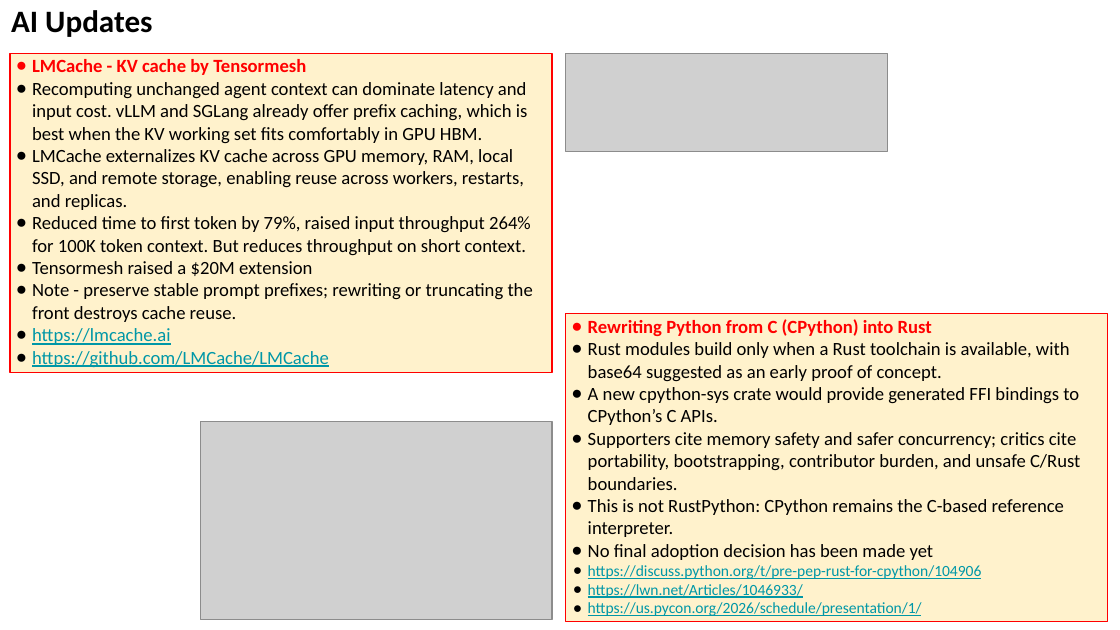
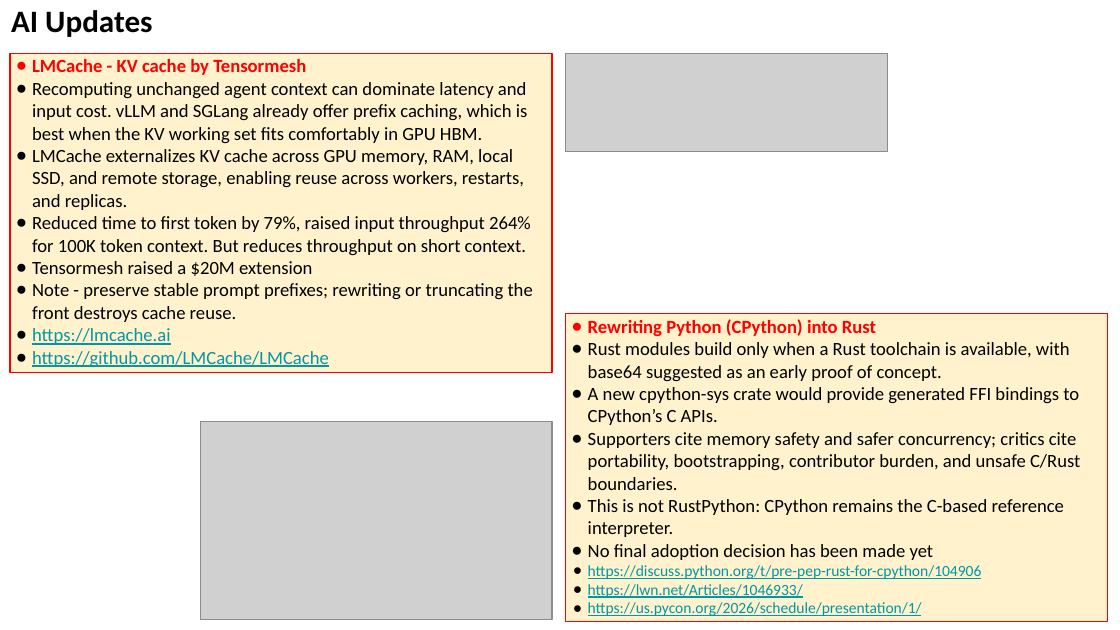
Before and after one commit to lselector/seminar, a slide deck: slide 20 of 2026/2026-09-04-AI-Updates.pptx (slide 15 before the commit). Drawn at 1120x630 pixels with LibreOffice and Linux fonts; fonts in the diff are those of the drawing; grey boxes stand for pictures. Boxes give left, top, right and bottom in pixels: in the first picture for what was removed or moved away, otherwise in the second. Text is boxed around its words. In the diff, an @@ line names an element or a change of style, - is before the commit and + after.

```diff
--- a/2026/2026-09-04-AI-Updates.pptx
+++ b/2026/2026-09-04-AI-Updates.pptx
@@ text in rectangle at (588, 319, 876, 336): text changed @@
-● Rewriting Python from C (CPython) into Rust
+● Rewriting Python (CPython) into Rust
```
Also in this commit, not shown: 9 other slides changed, 6 slides added, 1 slide removed.
